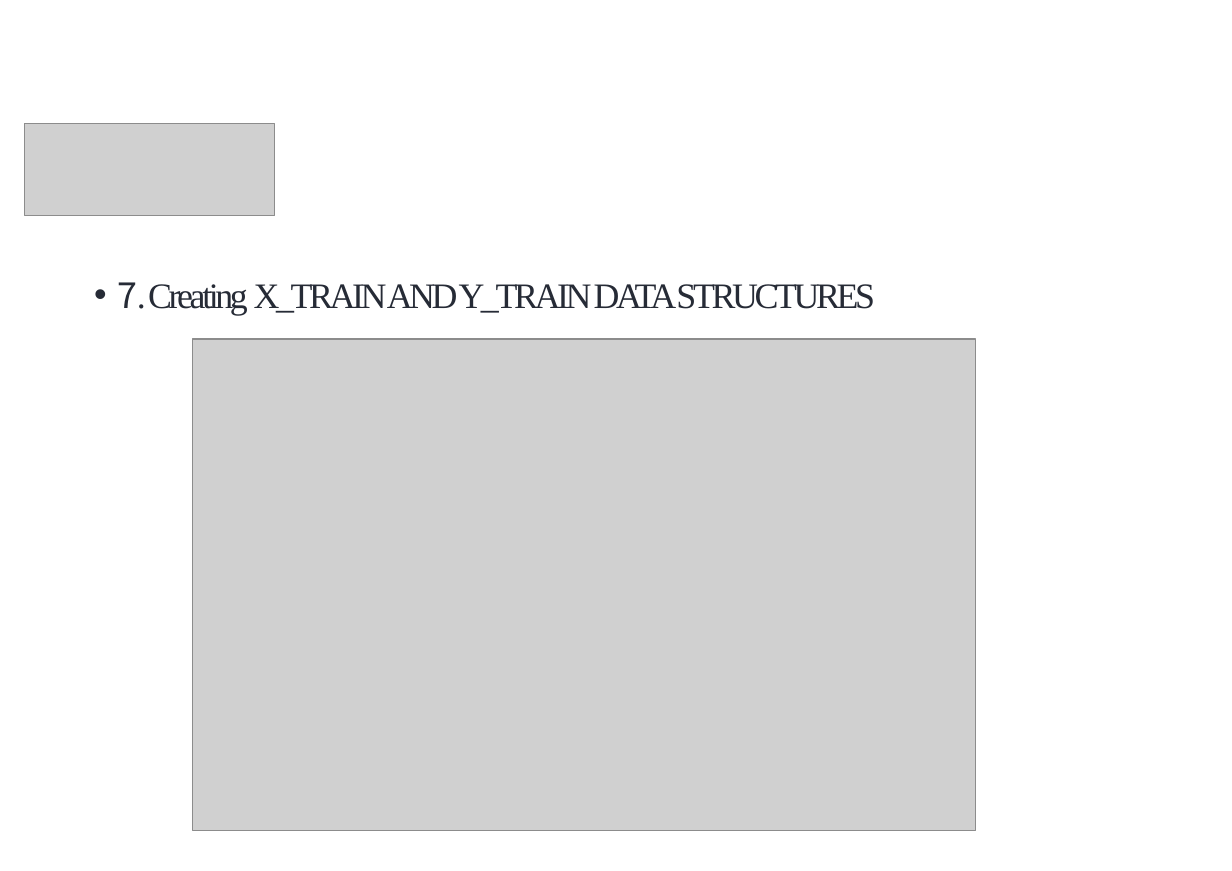
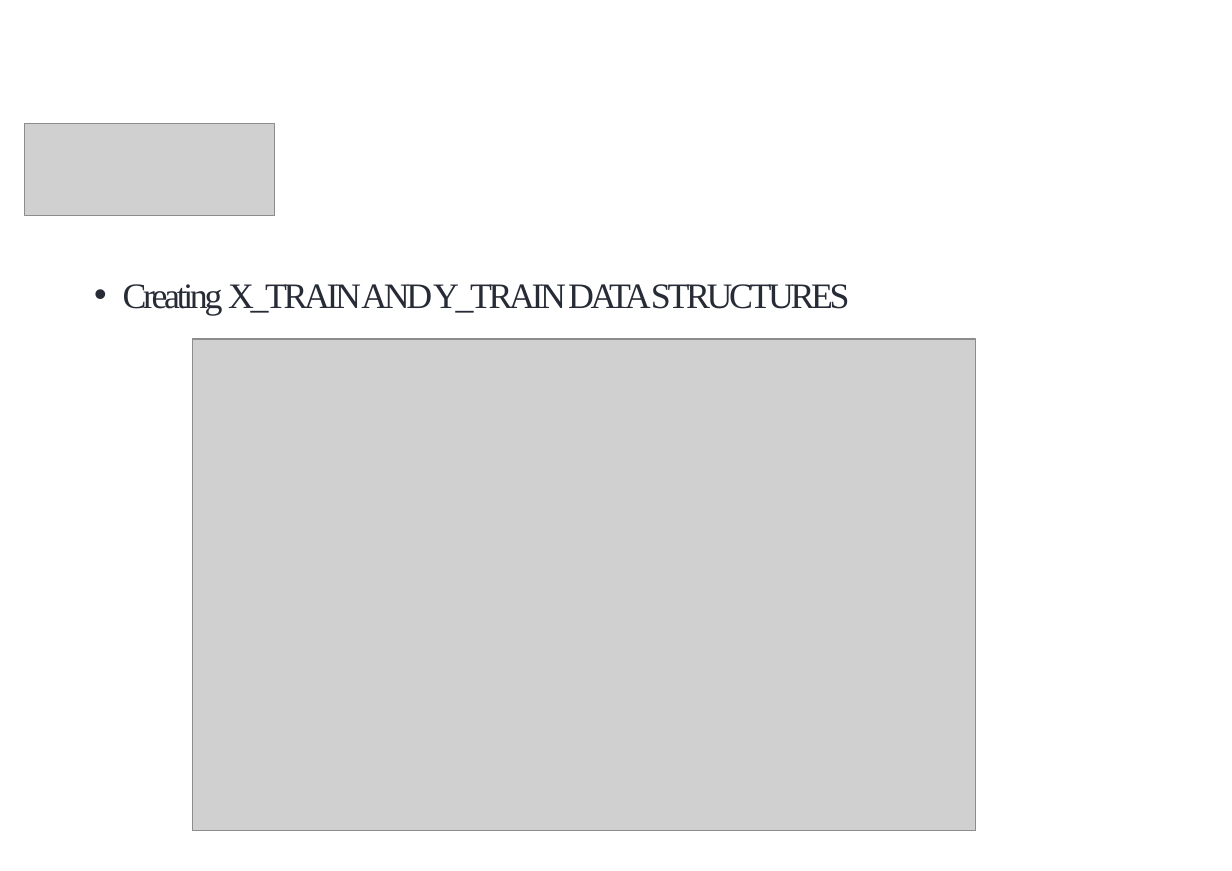
Before and after one commit to priyanshimaheshwari/Navigating-Stock-Markets-with-LSTM-Insights, a slide deck: slide 16 of AI_Project.pptx. Drawn at 1232x871 pixels with LibreOffice and Linux fonts; fonts in the diff are those of the drawing; grey boxes stand for pictures. Boxes give left, top, right and bottom in pixels: in the first picture for what was removed or moved away, otherwise in the second. Text is boxed around its words. In the diff, an @@ line names an element or a change of style, - is before the commit and + after.

```diff
--- a/AI_Project.pptx
+++ b/AI_Project.pptx
@@ text at <box>123,284,850,316</box>: text changed @@
-• 7. Creating X_TRAIN AND Y_TRAIN DATA STRUCTURES
+• Creating X_TRAIN AND Y_TRAIN DATA STRUCTURES
```
Also in this commit, not shown: 3 other slides changed.
